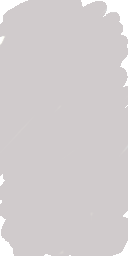
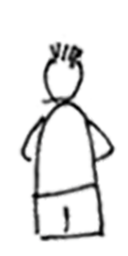
Comparing the layer stacks of the two 128x256 images. Changes:
showed "Layer 1" over [7, 33, 117, 243]
hid "Layer 3 copy 2" over [0, 0, 128, 256]
hid "Layer 3 copy" over [0, 0, 128, 256]
hid "Layer 3" over [0, 0, 128, 256]
